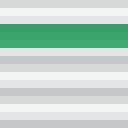
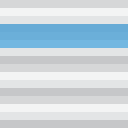
Layer changes from the first w=128, h=128 image to the second:
hid "Green Stripe" over [0, 24, 128, 48]
showed "Blue Stripe" over [0, 24, 128, 48]
